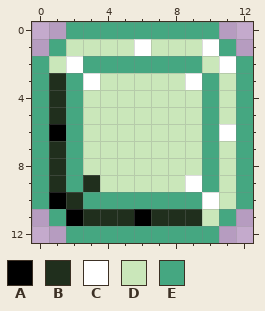
Pixel-art sprite -- pages/images/cool_colors_border.png. Above: the version before the commit.
The file is 13x13 pixels.
Palette (. is transparent): A #000000  B #202f1d  C #ffffff  D #cae7ba  E #45a781
Pixels before, first column x 0:
 0 ..EEEEEEEEE..
 1 .EDDDDCDDDCE.
 2 EDCEEEEEEEDCE
 3 EBECDDDDDCEDE
 4 EBEDDDDDDDEDE
 5 EBEDDDDDDDEDE
 6 EAEDDDDDDDECE
 7 EBEDDDDDDDEDE
 8 EBEDDDDDDDEDE
 9 EBEBDDDDDCEDE
10 EABEEEEEEECDE
11 .EABBBABBBDE.
12 ..EEEEEEEEE..
And afterwards:
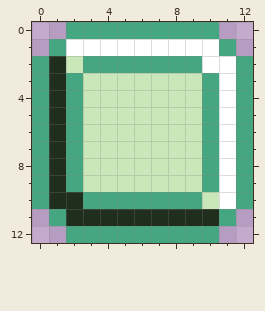
From old to new:
Changed rows in their new state; - is an unchanged pixel.
first column x 1:
 1 -CCCC-CCC--
 2 BD-------C-
 3 --D-----D-C
 4 ----------C
 5 ----------C
 6 B----------
 7 ----------C
 8 ----------C
 9 --D-----D-C
10 B--------DC
11 -B---B---B-
